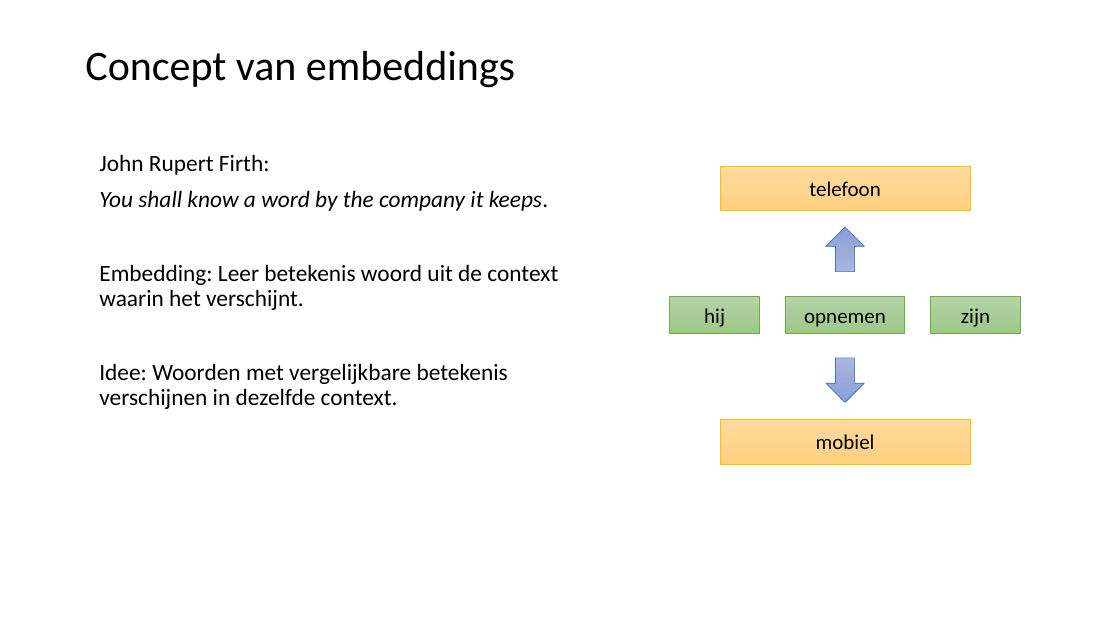
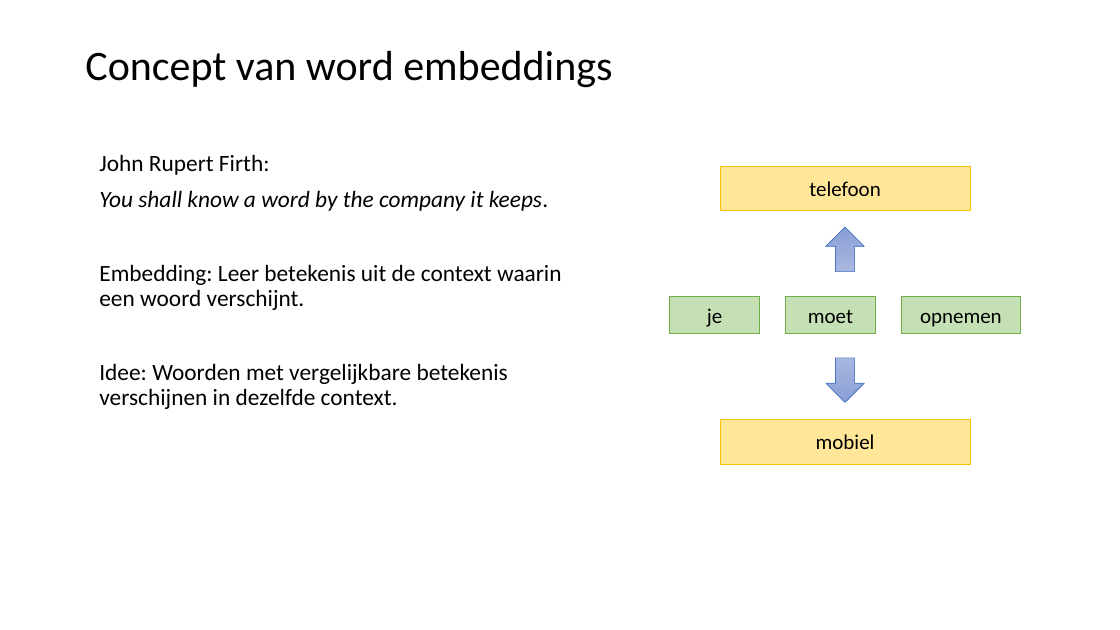
Before and after one commit to LFKoning/knowledge-sharing, a slide deck: slide 44 of python_course/5_nlp/python_cursus_5.pptx. Drawn at 1120x630 pixels with LibreOffice and Linux fonts; fonts in the diff are those of the drawing. Boxes give left, top, right and bottom in pixels: in the first picture for what was removed or moved away, otherwise in the second. Text is boxed around its words. In the diff, an @@ line names an element or a change of style, - is before the commit and + after.

```diff
--- a/python_course/5_nlp/python_cursus_5.pptx
+++ b/python_course/5_nlp/python_cursus_5.pptx
@@ title at bbox=[85, 51, 612, 88]: text changed @@
-Concept van embeddings
+Concept van word embeddings
@@ rectangle "telefoon" at bbox=[720, 166, 970, 211]: fill gradient #FFDB9E to #FFD590 to #FFD07C to #FFE699 @@
@@ text at bbox=[99, 264, 562, 310]: text changed @@
-Embedding: Leer betekenis woord uit de context waarin het verschijnt.
+Embedding: Leer betekenis uit de context waarin een woord verschijnt.
@@ rectangle "je" at bbox=[670, 297, 760, 333]: fill gradient #B5D5A7 to #AACE9A to #9CC987 to #C5E0B4 @@
@@ rectangle added at bbox=[786, 297, 875, 333], fill #C5E0B4, outline #70AD47 0.5 pt, 18 pt, text #000000 @@
+moet
@@ rectangle "opnemen": place and size @@
-rectangle "opnemen" at bbox=[786, 297, 905, 333]
+rectangle "opnemen" at bbox=[902, 297, 1021, 333]
@@ rectangle "opnemen" at bbox=[902, 297, 1021, 333]: fill gradient #B5D5A7 to #AACE9A to #9CC987 to #C5E0B4 @@
@@ rectangle removed at bbox=[931, 297, 1021, 333] @@
-zijn
@@ text in rectangle at bbox=[707, 308, 722, 327]: text changed @@
-hij
+je
@@ rectangle "mobiel" at bbox=[720, 419, 970, 464]: fill gradient #FFDB9E to #FFD590 to #FFD07C to #FFE699 @@
```
Also in this commit, not shown: 37 other slides changed, 12 slides added, 11 slides removed, 10 other files.
